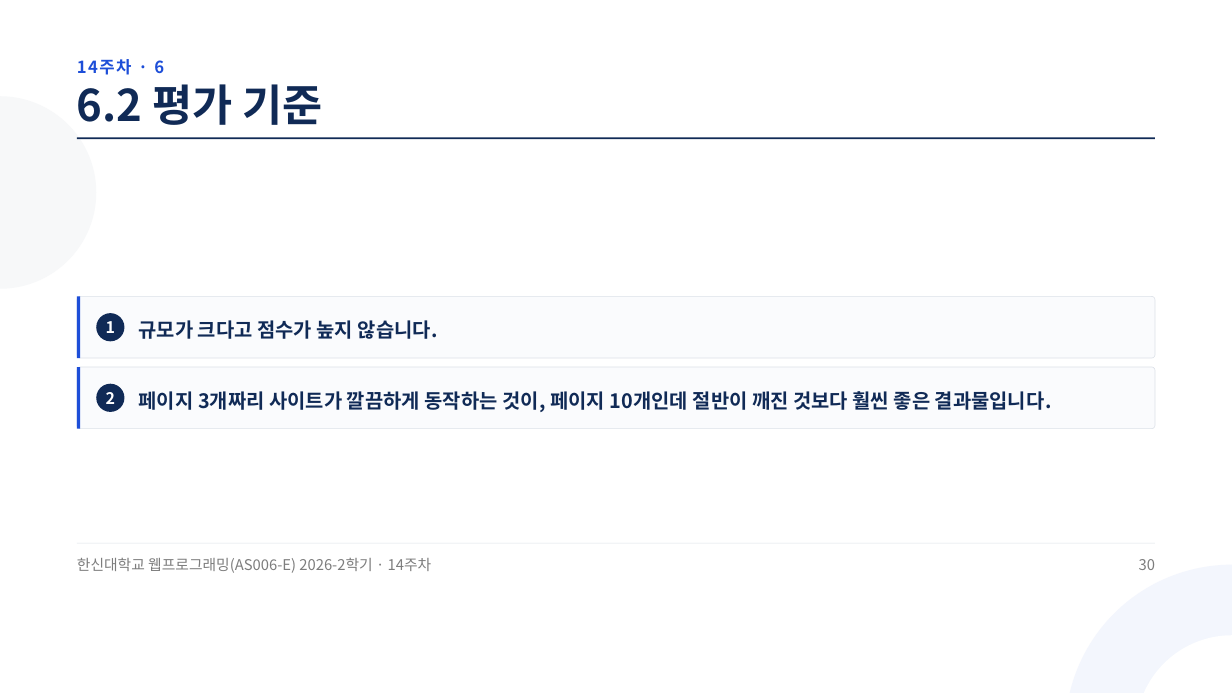
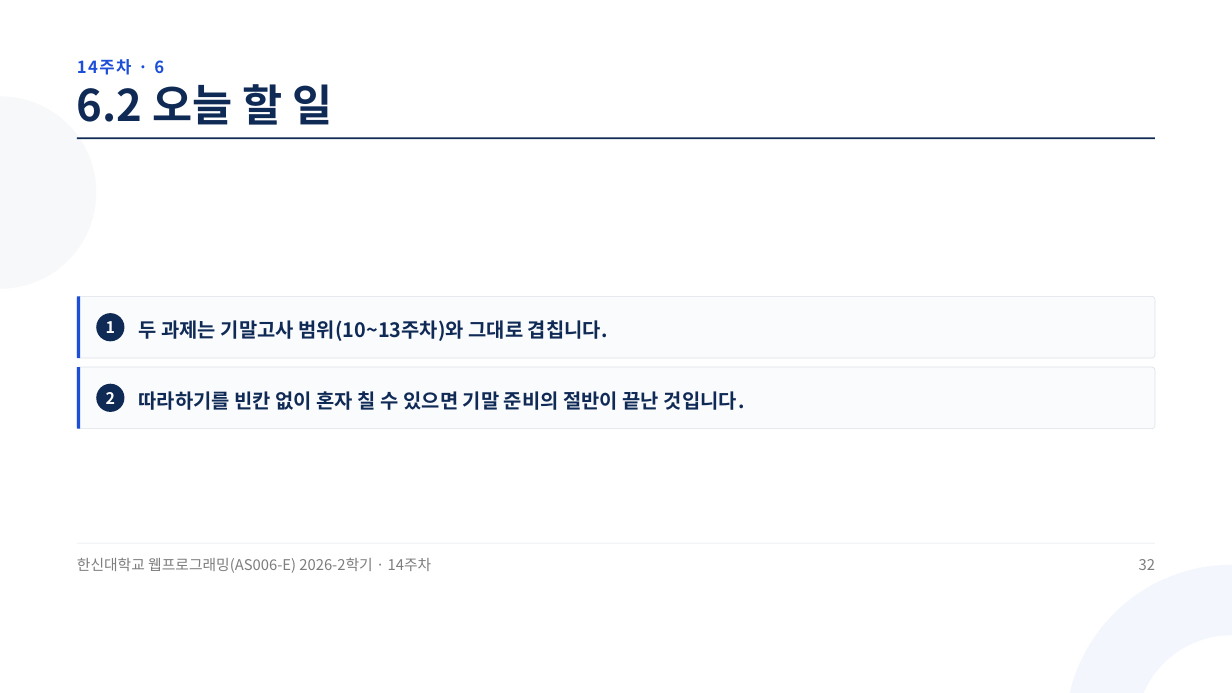
Before and after one commit to jungaistar/materials, a slide deck: slide 32 of hs-web/W14_종합_정리_및_과제_평가.pptx (slide 30 before the commit). Drawn at 1232x693 pixels with LibreOffice and Linux fonts; fonts in the diff are those of the drawing. Boxes give left, top, right and bottom in pixels: in the first picture for what was removed or moved away, otherwise in the second. Text is boxed around its words. In the diff, an @@ line names an element or a change of style, - is before the commit and + after.

Commit message:
hs-web 슬라이드 다시 굽기: W14_종합_정리_및_과제_평가.pptx (14주차 JS 과제 마무리 · 15주차 온라인 기말)

```diff
--- a/hs-web/W14_종합_정리_및_과제_평가.pptx
+++ b/hs-web/W14_종합_정리_및_과제_평가.pptx
@@ text at <box>77,84,333,125</box>: text changed @@
-6.2 평가 기준
+6.2 오늘 할 일
@@ text at <box>139,320,608,341</box>: text changed @@
-규모가 크다고 점수가 높지 않습니다.
+두 과제는 기말고사 범위(10~13주차)와 그대로 겹칩니다.
@@ text at <box>139,391,745,410</box>: text changed @@
-페이지 3개짜리 사이트가 깔끔하게 동작하는 것이, 페이지 10개인데 절반이 깨진 것보다 훨씬 좋은 결과물입니다.
+따라하기를 빈칸 없이 혼자 칠 수 있으면 기말 준비의 절반이 끝난 것입니다.
@@ text at <box>1139,559,1155,570</box>: text changed @@
-30
+32
```
Also in this commit, not shown: 42 other slides changed, 4 slides added, 2 slides removed.
